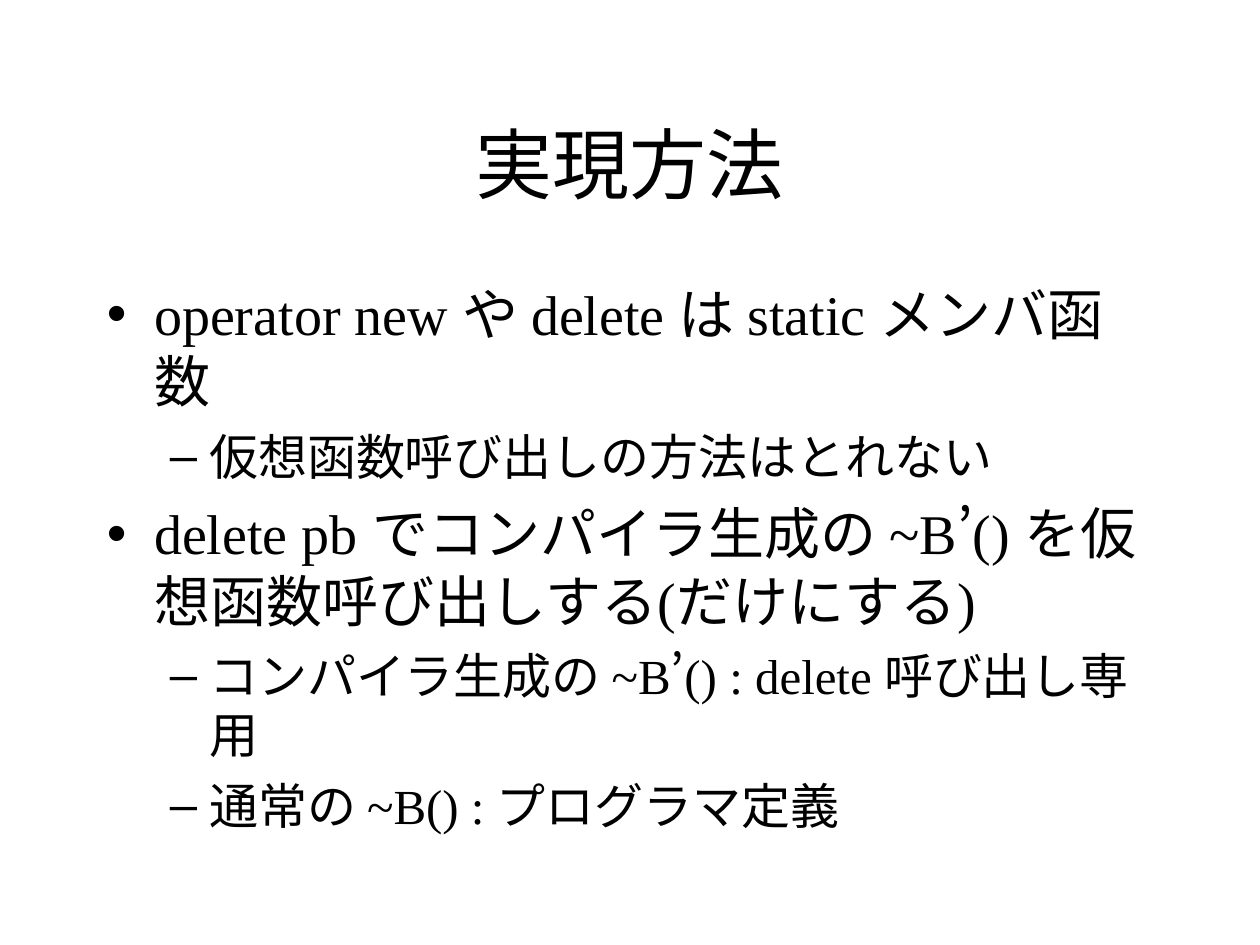
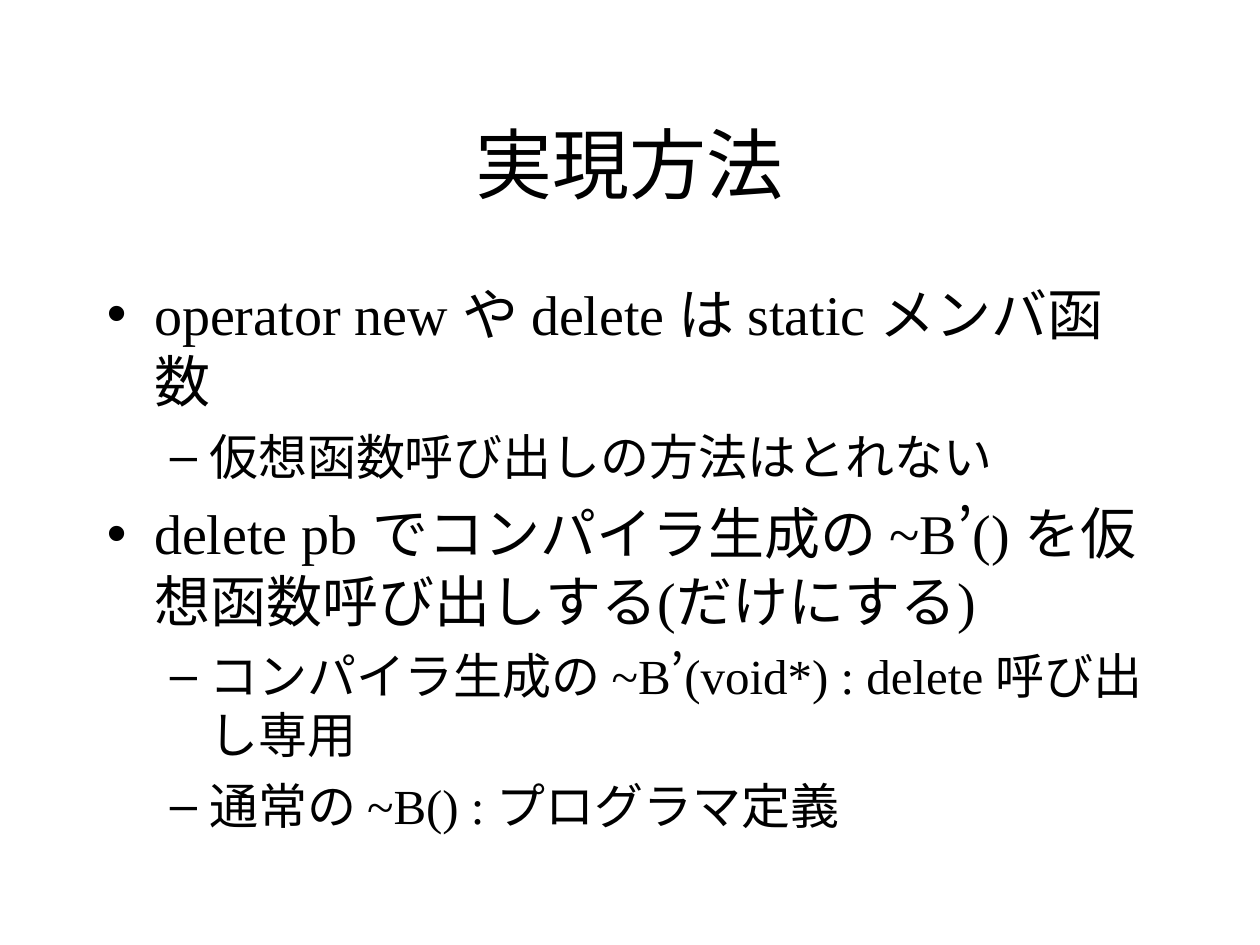
Before and after one commit to KeiHasegawa/cxx_doc, a slide deck: slide 3 of 10_delete.ppt. Drawn at 1260x945 pixels with LibreOffice and Linux fonts; fonts in the diff are those of the drawing. Boxes give left, top, right and bottom in pixels: in the first picture for what was removed or moved away, otherwise in the second. Text is boxed around its words. In the diff, an @@ line names an element or a change of style, - is before the commit and + after.

Commit message:
update 10_delete

```diff
--- a/10_delete.ppt
+++ b/10_delete.ppt
@@ text at [209,652,1143,757]: text changed @@
-  – コンパイラ生成の ~B’() : delete 呼び出し専用
+  – コンパイラ生成の ~B’(void*) : delete 呼び出し専用
```
Also in this commit, not shown: 1 other slide changed, 1 other file.
